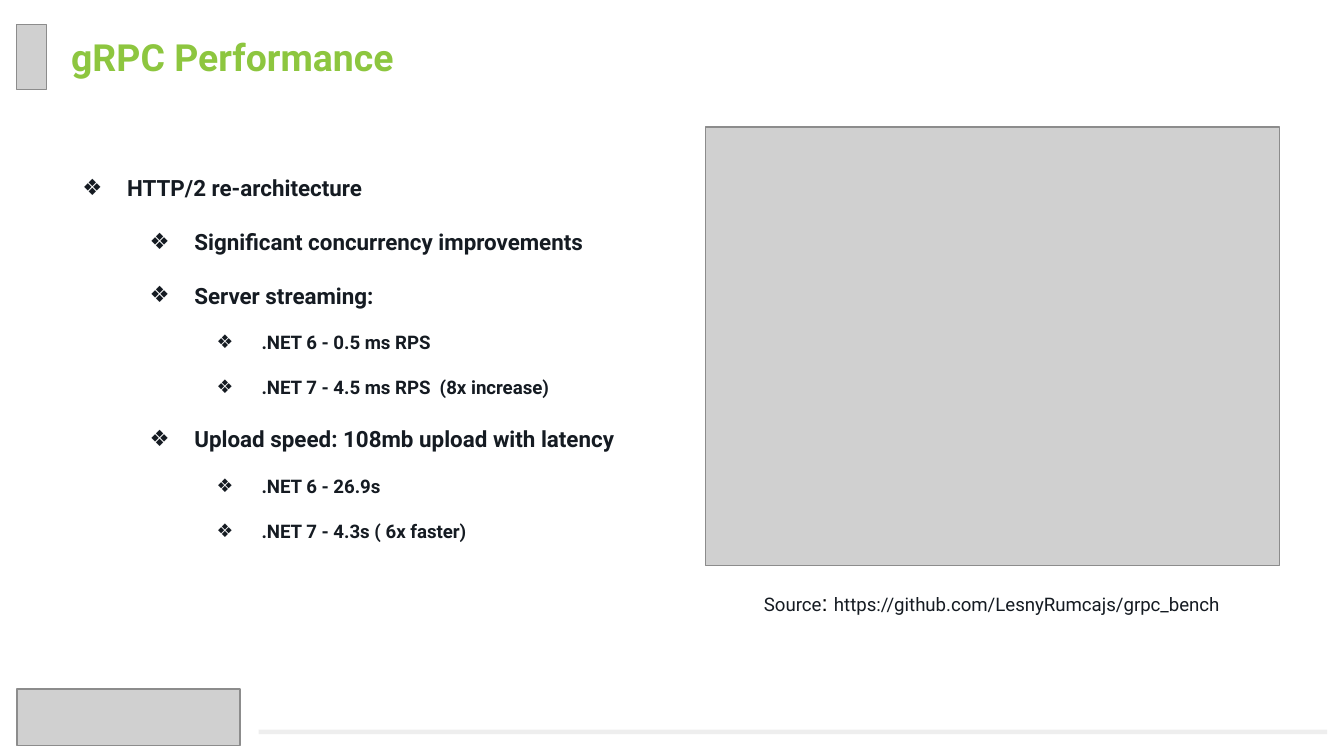
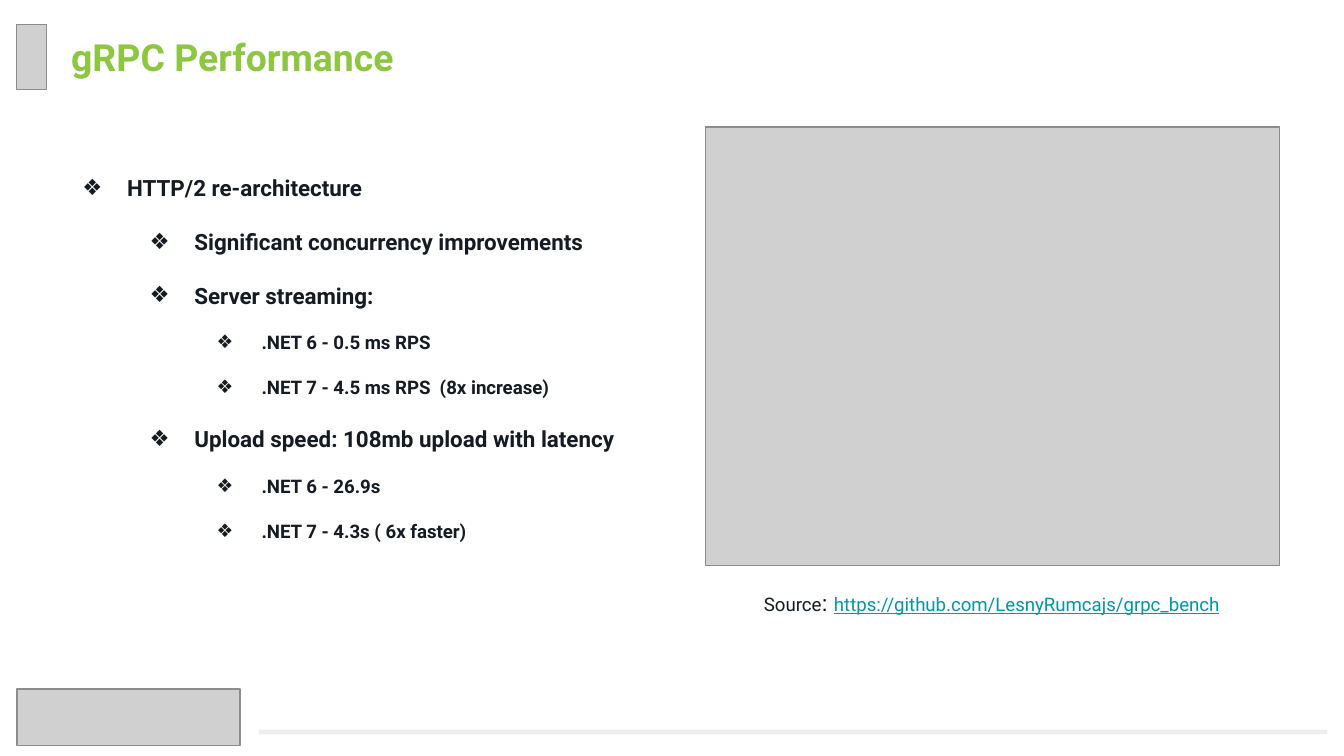
Before and after one commit to vutruong2003/dotnet7csharp11, a slide deck: slide 26 of Slide/Vu.Truong - Tech Talk - Dotnet 7 And C# 11.pptx (slide 24 before the commit). Drawn at 1344x756 pixels with LibreOffice and Linux fonts; fonts in the diff are those of the drawing; grey boxes stand for pictures. Boxes give left, top, right and bottom in pixels: in the first picture for what was removed or moved away, otherwise in the second. Text is boxed around its words. In the diff, an @@ line names an element or a change of style, - is before the commit and + after.

```diff
--- a/Slide/Vu.Truong - Tech Talk - Dotnet 7 And C# 11.pptx
+++ b/Slide/Vu.Truong - Tech Talk - Dotnet 7 And C# 11.pptx
@@ text "Source: https://github.com/LesnyRumcajs/grpc_bench" at <box>764,597,1220,615</box>: text colour #151B22 to #0097A7, underline on in "https://github.com/LesnyRumcajs/grpc_bench" @@
```
Also in this commit, not shown: 7 other slides changed, 2 slides added, 28 other files.
